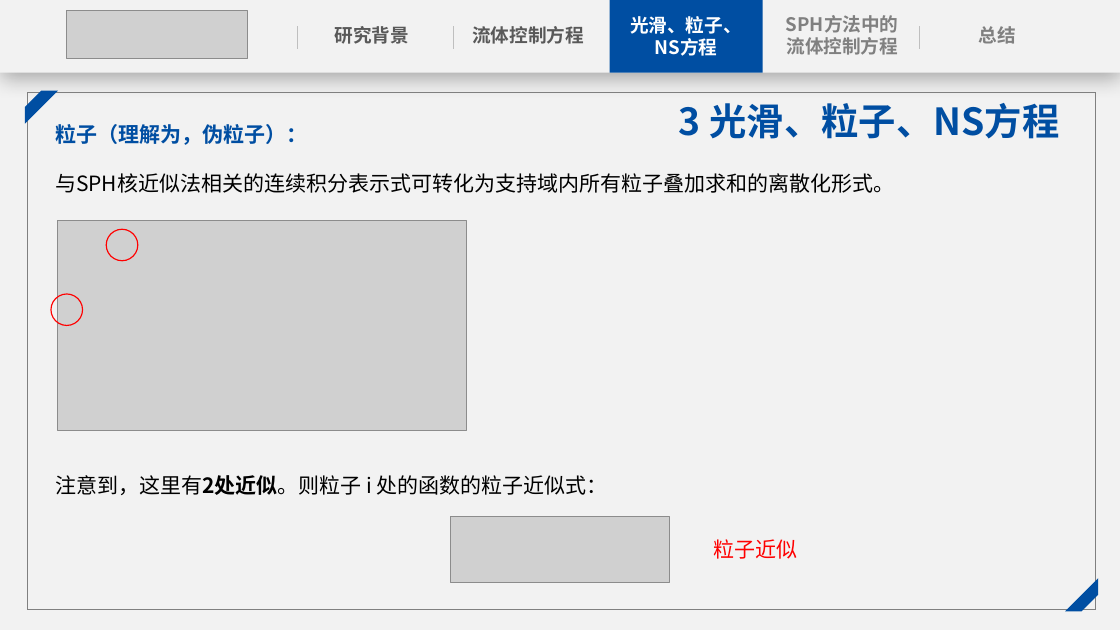
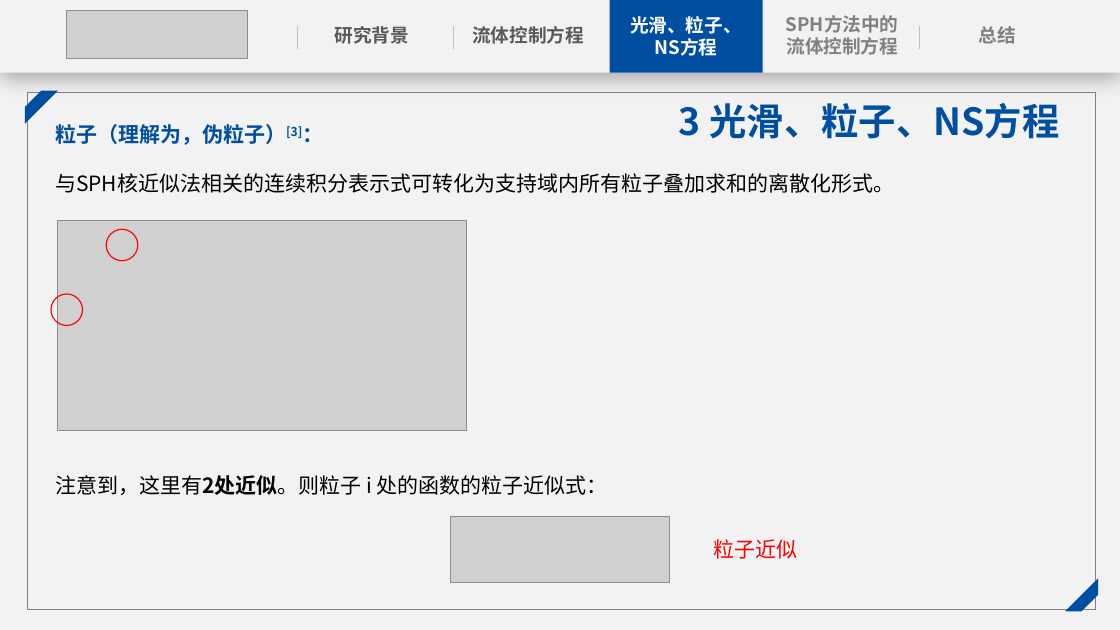
Before and after one commit to zoziha/SPH-homework, a slide deck: slide 7 of docs/课程作业文档实例/第一份作业：光滑、粒子、NS方程.pptx. Drawn at 1120x630 pixels with LibreOffice and Linux fonts; fonts in the diff are those of the drawing; grey boxes stand for pictures. Boxes give left, top, right and bottom in pixels: in the first picture for what was removed or moved away, otherwise in the second. Text is boxed around its words. In the diff, an @@ line names an element or a change of style, - is before the commit and + after.

```diff
--- a/docs/课程作业文档实例/第一份作业：光滑、粒子、NS方程.pptx
+++ b/docs/课程作业文档实例/第一份作业：光滑、粒子、NS方程.pptx
@@ text at box(55, 124, 302, 145): text changed @@
-粒子（理解为，伪粒子）：
+粒子（理解为，伪粒子）[3]：
```
Also in this commit, not shown: 3 other slides changed.
